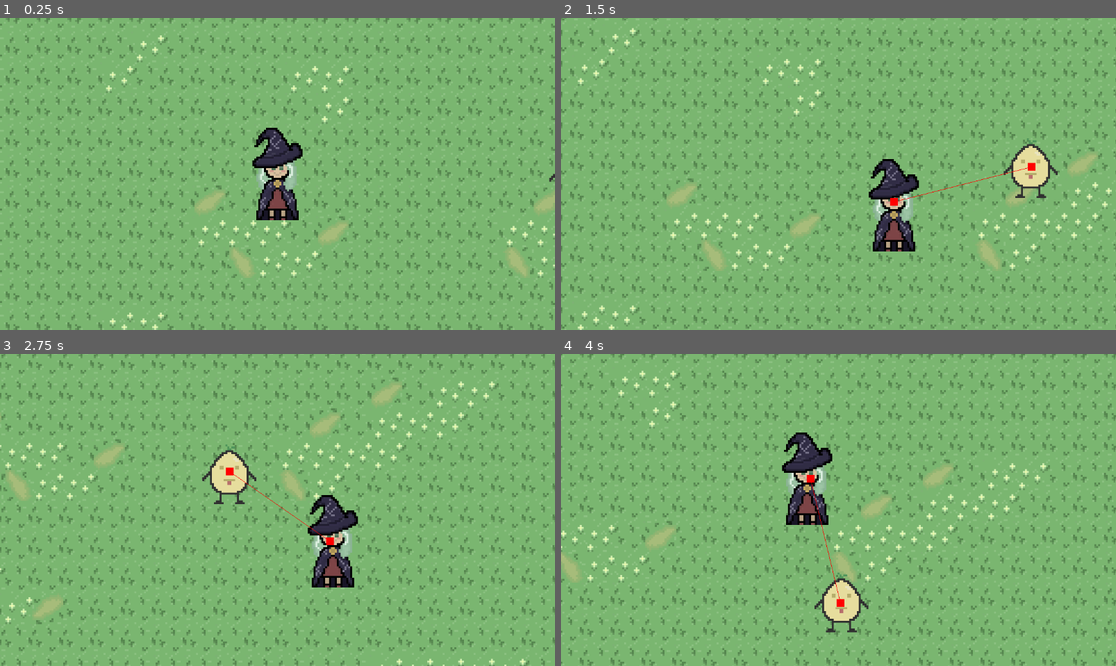
Above: before the commit, frames 1-4 (two rows, left to right).
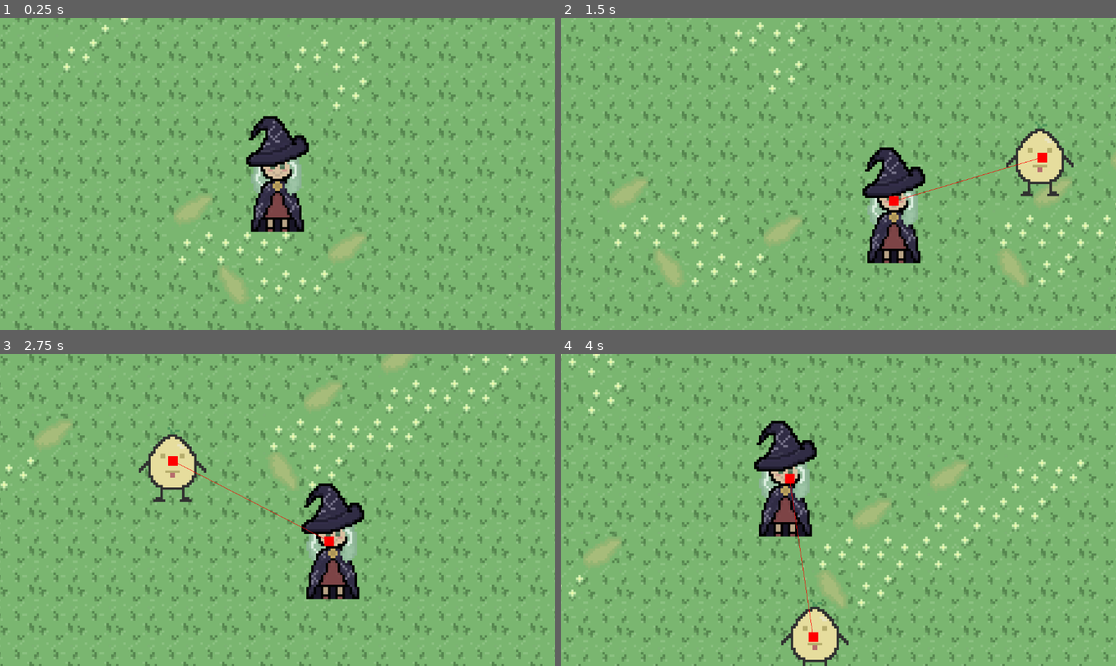
Above: after the commit, the same moments.

Repository: knguyen3-skl/github_tut
Game: Godot game, scene res://scenes/level.tscn
Two runs of this game, one before a commit and one after it. Both use one fixed random seed, a clock stepped at 60 frames per second and the inputs below.
Inputs:
- Up to frame 1 (0.25 s): no input
- Up to frame 2 (1.5 s): tap Enter at 0.5 s; hold Right (ui_right) 0.53-1.28 s; hold Down (ui_down) from 1.28 s (still down)
- Up to frame 3 (2.75 s): release Down (ui_down) at 2.03 s; hold Right (ui_right) from 2.03 s (still down)
- Up to frame 4 (4 s): release Right (ui_right) at 2.78 s; hold Up (ui_up) 2.78-3.53 s; hold Left (ui_left) from 3.53 s (still down)

The runs differ from the first frame. In frame 1, 20% of the frame differs, in the area x 0-100%, y 0-100%; in frame 2, 21%; in frame 3, 22%; in frame 4, 23%.

Commit message:
Potato turns

Diff:
--- a/witchery/Global.gd
+++ b/witchery/Global.gd
@@ -1,10 +1,13 @@
 extends Node
+
+var player_base_health: int = 10
+var player_base_special: int = 5
 
 var player_health: int = 10
 var player_special: int = 5
+
+
 var potato_health: int = 10
-var turns_left: int = 3
-var turns: bool = true
 
 
 # Called when the node enters the scene tree for the first time.
--- a/witchery/scenes/fight_mr_potato.gd
+++ b/witchery/scenes/fight_mr_potato.gd
@@ -14,6 +14,9 @@
 @export var third_turn_w: Sprite2D
 
 @export var timer: Timer
+
+var turns_left: int = 3
+var potato_turns: int = 1
 
 # Called when the node enters the scene tree for the first time.
 func _ready() -> void:
@@ -36,16 +39,16 @@
 
 
 func _defend() -> void:
-	if Global.turns_left >= 1:
-		Global.turns_left -= 1
+	if turns_left >= 1 and Global.player_health < Global.player_base_health:
+		turns_left -= 1
 		_turn()
 		Global.player_health += 1
 		health_ui.value = Global.player_health
 		health.text = str(Global.player_health)
 
 func _attack() -> void:
-	if Global.turns_left >= 1 and Global.player_special > 0:
-		Global.turns_left -= 1
+	if turns_left >= 1 and Global.player_special > 0:
+		turns_left -= 1
 		_turn()
 		Global.potato_health -= 1
 		Global.player_special -= 1
@@ -55,30 +58,29 @@
 		sp_ui.value = Global.player_special
 
 func _potion() -> void:
-	if Global.turns_left >= 1:
-		Global.turns_left -= 1
-		print(Global.turns_left)
+	if turns_left >= 1 and Global.player_special < Global.player_base_special:
+		turns_left -= 1
 		_turn()
 		Global.player_special += 1
 		sp_ui.value = Global.player_special
 		sp.text = str(Global.player_special)
 
 func _turn() -> void:
-	if Global.turns_left == 2:
+	if turns_left == 2:
 		first_turn_p.visible = false
 		first_turn_w.visible = false
 
-	elif Global.turns_left == 1:
+	elif turns_left == 1:
 		second_turn_p.visible = false
 		second_turn_w.visible = false
 
-	elif Global.turns_left == 0:
+	elif turns_left == 0:
 		third_turn_p.visible = false
 		third_turn_w.visible = false
 		timer.start()
 
 func _potato_attack() -> void:
-	if Global.turns_left == 0:
+	if turns_left == 0:
 		Global.player_health -= 1
 		health_ui.value = Global.player_health
 		health.text = str(Global.player_health)
@@ -89,13 +91,21 @@
 	potato_health.text = str(Global.potato_health)
 
 func _potato_turn() -> void:
-	_potato_attack()
-	_potato_heal()
-	timer.stop()
-	_turn_reset()
+	if potato_turns == 1:
+		_potato_attack()
+		_potato_heal()
+		timer.stop()
+		_turn_reset()
+		potato_turns -= 1
+
+	else:
+		_potato_heal()
+		timer.stop()
+		_turn_reset()
+		potato_turns += 1
 
 func _turn_reset() -> void:
-	Global.turns_left = 3
+	turns_left = 3
 	first_turn_p.visible = true
 	first_turn_w.visible = true
 	second_turn_p.visible = true
--- a/witchery/scenes/level.tscn
+++ b/witchery/scenes/level.tscn
@@ -15,9 +15,9 @@
 sources/0 = SubResource("TileSetAtlasSource_mx8sn")
 
 [sub_resource type="NavigationPolygon" id="NavigationPolygon_w7c3h"]
-vertices = PackedVector2Array(482.14063, 358.79688, 293.1875, 355.1875, 296.8125, 169.75781, 484.85156, 165.24219)
+vertices = PackedVector2Array(506.03906, 369, 270, 369, 270, 137.96094, 506.96094, 137.03125)
 polygons = Array[PackedInt32Array]([PackedInt32Array(0, 1, 2, 3)])
-outlines = Array[PackedVector2Array]([PackedVector2Array(287, 160, 495, 155, 492, 369, 283, 365)])
+outlines = Array[PackedVector2Array]([PackedVector2Array(260, 128, 517, 127, 516, 379, 260, 379)])
 source_geometry_mode = 2
 source_geometry_group_name = &"mr_potato_path"
 
@@ -31,7 +31,7 @@
 position = Vector2(235, 266)
 
 [node name="Camera2D" type="Camera2D" parent="CharacterBody2D" unique_id=409045862]
-zoom = Vector2(4, 4)
+zoom = Vector2(5, 5)
 drag_horizontal_enabled = true
 drag_vertical_enabled = true
 
